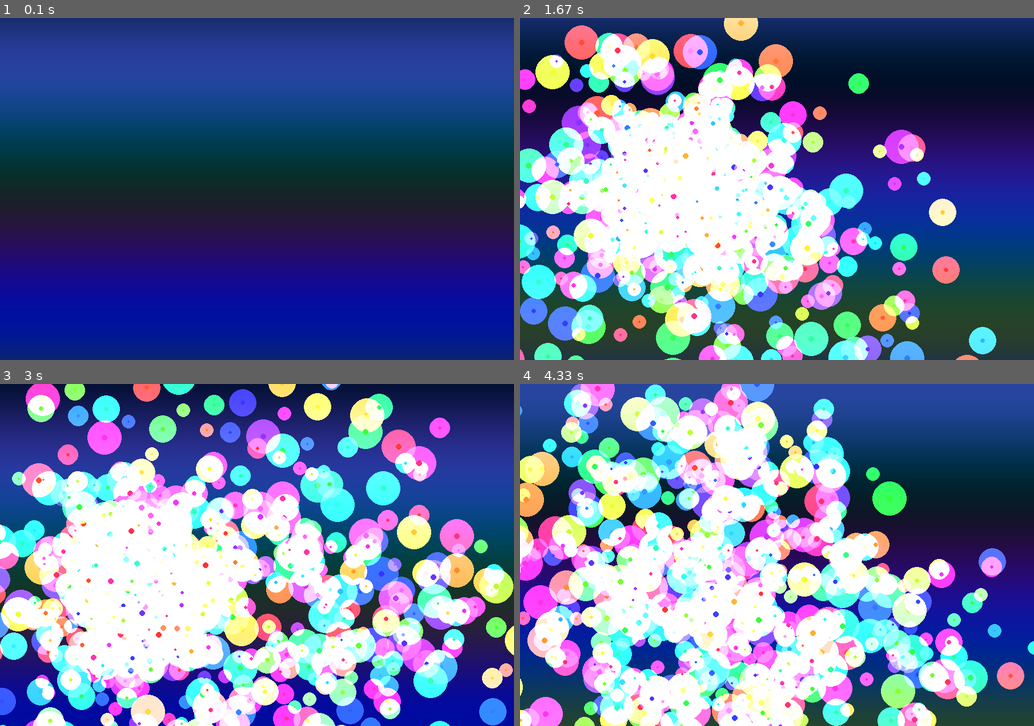
Above: before the commit, frames 1-4 (two rows, left to right).
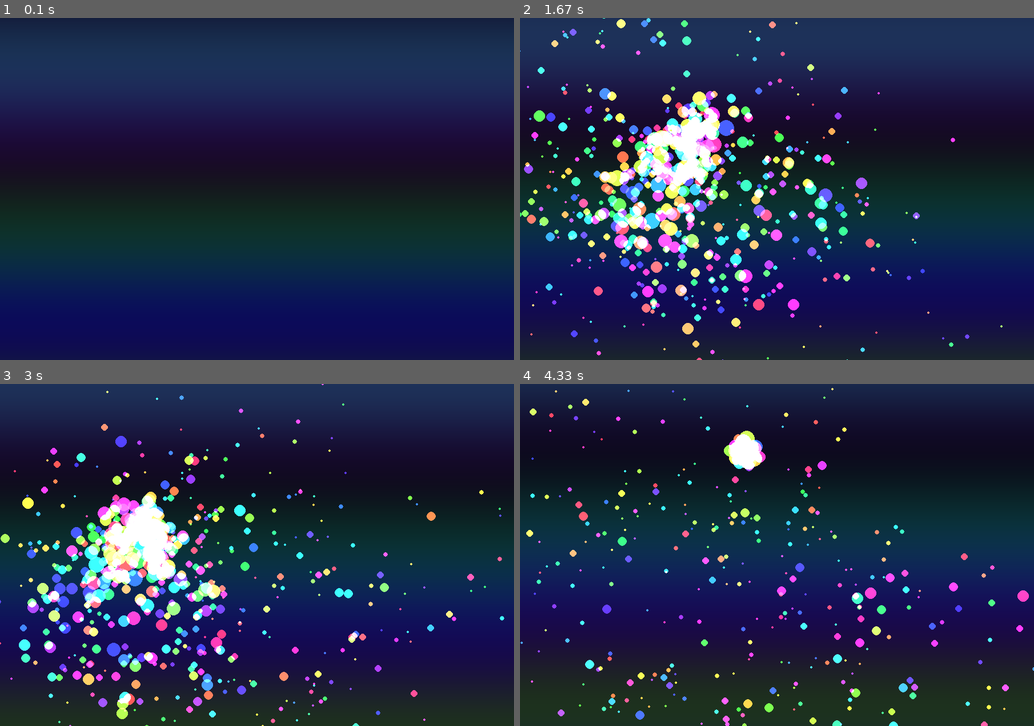
Above: after the commit, the same moments.

Repository: 20260136-cmd/my_first_game
Game: pygame game, started from my-first-game.py
Same seed, same stepped clock (60 frames per second), same inputs: the game is played once before the commit and once after it.
Inputs (mouse positions are in pixels of both pictures, inside the frame that each line leads up to):
- Up to frame 1 (0.1 s): no input
- Up to frame 2 (1.67 s): press the mouse at (653, 192) at 0.37 s; move the mouse to (741, 230) at 0.47 s; release the mouse at (828, 264) at 0.6 s; press the mouse at (653, 192) at 0.7 s; move the mouse to (648, 127) at 0.8 s; release the mouse at (643, 62) at 0.93 s; press the mouse at (653, 192) at 1.03 s; move the mouse to (720, 209) at 1.13 s; release the mouse at (782, 223) at 1.27 s; press the mouse at (653, 192) at 1.37 s; move the mouse to (679, 154) at 1.47 s; release the mouse at (705, 117) at 1.6 s
- Up to frame 3 (3 s): press the mouse at (133, 558) at 1.7 s; move the mouse to (277, 551) at 1.8 s; release the mouse at (416, 548) at 1.93 s; press the mouse at (133, 558) at 2.03 s; move the mouse to (287, 589) at 2.13 s; release the mouse at (436, 623) at 2.27 s; press the mouse at (133, 558) at 2.37 s; move the mouse to (133, 585) at 2.47 s; release the mouse at (133, 616) at 2.6 s; press the mouse at (133, 558) at 2.7 s; move the mouse to (138, 541) at 2.8 s; release the mouse at (143, 527) at 2.93 s
- Up to frame 4 (4.33 s): press the mouse at (653, 558) at 3.03 s; move the mouse to (674, 500) at 3.13 s; release the mouse at (694, 445) at 3.27 s; press the mouse at (653, 558) at 3.37 s; move the mouse to (730, 602) at 3.47 s; release the mouse at (807, 650) at 3.6 s; click (936, 637) at 3.75 s; click (746, 452) at 4.25 s

The runs differ from the first frame. In frame 1, 87% of the frame differs, in the area x 0-100%, y 0-100%; in frame 2, 84%; in frame 3, 92%; in frame 4, 93%.

Commit message:
3rd commit

Diff:
--- a/my-first-game.py
+++ b/my-first-game.py
@@ -1,149 +1,147 @@
 import pygame
 import random
 import math
+import colorsys
 
 pygame.init()
 
+# -------------------------
+# SETTINGS
+# -------------------------
 WIDTH, HEIGHT = 900, 600
+FPS = 60
+GRAVITY = 0.05
+
 screen = pygame.display.set_mode((WIDTH, HEIGHT))
-pygame.display.set_caption("ULTRA Particle Playground")
+pygame.display.set_caption("Ultimate Particle Playground")
 
 clock = pygame.time.Clock()
 
 particles = []
 
+# -------------------------
+# COLOR UTIL
+# -------------------------
+def rainbow_color(t):
+    r, g, b = colorsys.hsv_to_rgb(t % 1, 0.8, 1)
+    return int(r*255), int(g*255), int(b*255)
 
+
+# -------------------------
+# PARTICLE
+# -------------------------
 class Particle:
 
-    def __init__(self, x, y, power=1):
+    def __init__(self, x, y):
 
         self.x = x
         self.y = y
 
-        angle = random.uniform(0, math.pi * 2)
-        speed = random.uniform(1, 6) * power
+        angle = random.uniform(0, math.tau)
+        speed = random.uniform(2, 7)
 
         self.vx = math.cos(angle) * speed
         self.vy = math.sin(angle) * speed
 
-        self.life = random.randint(80, 150)
+        self.life = random.randint(60, 120)
         self.max_life = self.life
 
-        self.size = random.randint(2, 5)
+        self.size = random.randint(4, 8)
 
-        self.hue = random.randint(0, 360)
+        self.color_offset = random.random()
 
-    def update(self, mx, my):
-
-        dx = mx - self.x
-        dy = my - self.y
-
-        dist = math.hypot(dx, dy)
-
-        if dist < 200:
-            force = 0.05
-            self.vx += dx * force / (dist + 1)
-            self.vy += dy * force / (dist + 1)
+    def update(self):
 
         self.x += self.vx
         self.y += self.vy
 
-        self.vy += 0.03
-
-        self.vx += math.sin(self.life * 0.1) * 0.02
+        self.vy += GRAVITY
 
         self.life -= 1
-        self.hue += 1
 
-    def color(self):
-
-        c = pygame.Color(0)
-        c.hsva = (self.hue % 360, 80, 100, 100)
-        return c
-
-    def draw(self, surf):
+    def draw(self, surface, time):
 
         if self.life <= 0:
             return
 
-        color = self.color()
+        fade = self.life / self.max_life
+        size = int(self.size * fade)
 
-        alpha = int(255 * (self.life / self.max_life))
+        color = rainbow_color(time + self.color_offset)
 
-        glow_size = self.size * 6
-        glow = pygame.Surface((glow_size * 2, glow_size * 2), pygame.SRCALPHA)
+        # glow surface
+        glow = pygame.Surface((size*6, size*6), pygame.SRCALPHA)
 
         pygame.draw.circle(
             glow,
-            (*color[:3], 40),
-            (glow_size, glow_size),
-            glow_size
+            (*color, 120),
+            (size*3, size*3),
+            size*2
         )
 
-        surf.blit(glow, (self.x - glow_size, self.y - glow_size),
-                  special_flags=pygame.BLEND_ADD)
+        pygame.draw.circle(
+            glow,
+            (*color, 255),
+            (size*3, size*3),
+            size
+        )
 
-        pygame.draw.circle(
-            surf,
-            color,
-            (int(self.x), int(self.y)),
-            self.size
+        surface.blit(
+            glow,
+            (self.x-size*3, self.y-size*3),
+            special_flags=pygame.BLEND_ADD
         )
 
     def alive(self):
         return self.life > 0
 
 
+# -------------------------
+# BACKGROUND
+# -------------------------
 def draw_background(surface, t):
 
     for y in range(HEIGHT):
 
-        r = int(20 + 20 * math.sin(y * 0.02 + t))
-        g = int(40 + 30 * math.sin(y * 0.01 + t))
-        b = int(100 + 60 * math.sin(y * 0.015 + t))
+        r = int(20 + 10 * math.sin(y*0.01 + t))
+        g = int(30 + 20 * math.sin(y*0.02 + t))
+        b = int(60 + 30 * math.sin(y*0.015 + t))
 
         pygame.draw.line(surface, (r, g, b), (0, y), (WIDTH, y))
 
 
-def explosion(x, y):
-
-    for _ in range(120):
-        particles.append(Particle(x, y, power=2))
-
-
+# -------------------------
+# MAIN LOOP
+# -------------------------
 running = True
 time = 0
 
 while running:
 
+    clock.tick(FPS)
+
     for event in pygame.event.get():
-
         if event.type == pygame.QUIT:
             running = False
-
-        if event.type == pygame.MOUSEBUTTONDOWN:
-
-            if event.button == 3:
-                explosion(*pygame.mouse.get_pos())
 
     mouse = pygame.mouse.get_pos()
     buttons = pygame.mouse.get_pressed()
 
+    # particle spawn
     if buttons[0]:
-        for _ in range(12):
+        for _ in range(15):
             particles.append(Particle(mouse[0], mouse[1]))
 
-    time += 0.03
+    time += 0.01
 
     draw_background(screen, time)
 
     for p in particles:
-        p.update(mouse[0], mouse[1])
-        p.draw(screen)
+        p.update()
+        p.draw(screen, time)
 
     particles = [p for p in particles if p.alive()]
 
     pygame.display.flip()
-    clock.tick(60)
 
 pygame.quit()
